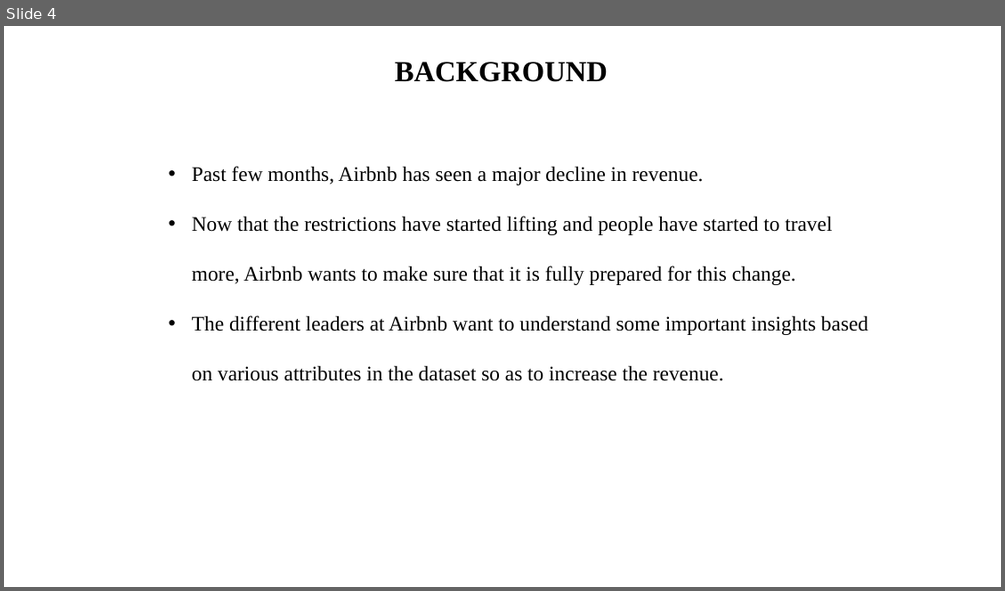
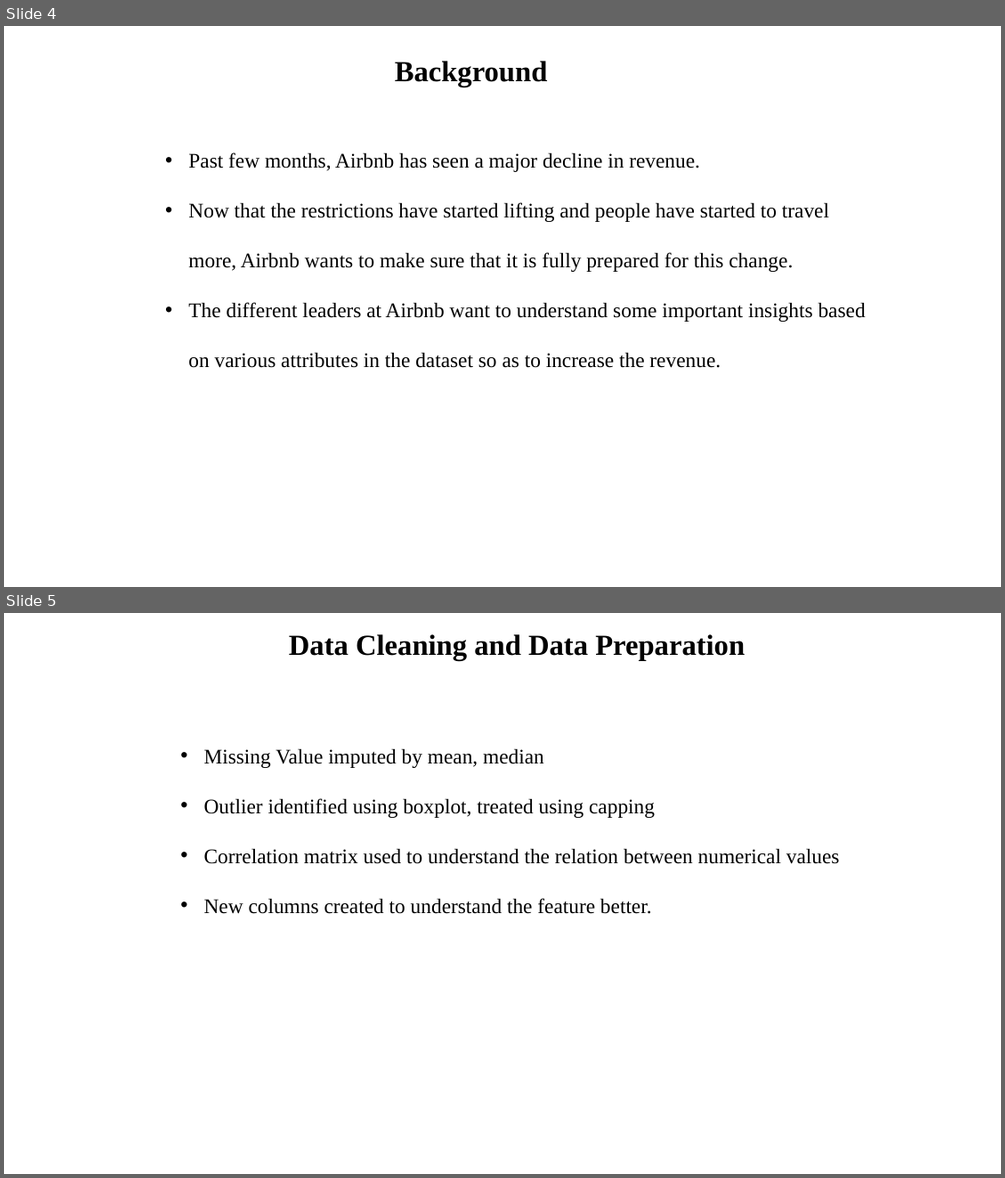
Before and after one commit to sagarbarge/Airbnb_NYC_Storytelling, a slide deck: Presentation_1_Analyst.pptx. Shown one above the other, each under a label of ours: slide 4 before the commit, slides 4 and 5 after it. The pictures are 1005x591 and 1005x1178 pixels, drawn with LibreOffice and Linux fonts; fonts in the diff are those of the drawing. Boxes give left, top, right and bottom in pixels: in the first picture for what was removed or moved away, otherwise in the second. Text is boxed around its words. In the diff, an @@ line names an element or a change of style, - is before the commit and + after.

```diff
--- a/Presentation_1_Analyst.pptx
+++ b/Presentation_1_Analyst.pptx
@@ slide 5 added at (x1=4, y1=613, x2=1001, y2=1174), background #FFFFFF @@
@@ text added at (x1=289, y1=634, x2=744, y2=660), 28 pt, text #000000, bold @@
+Data Cleaning and Data Preparation
@@ text added at (x1=204, y1=748, x2=840, y2=914), 20 pt, text #000000 @@
+• Missing Value imputed by mean, median
+• Outlier identified using boxplot, treated using capping
+• Correlation matrix used to understand the relation between numerical values
+• New columns created to understand the feature better.
@@ slide 4 changed as well @@
@@ text at (x1=395, y1=61, x2=548, y2=87): text changed @@
-BACKGROUND
+Background
@@ text "Past few months, Airbnb has ..." moved from (x1=192, y1=166, x2=868, y2=381) to (x1=188, y1=152, x2=866, y2=368) @@
```
Also in this commit, not shown: 4 other slides changed, 7 other slides added, 5 slides removed, 21 other files.
